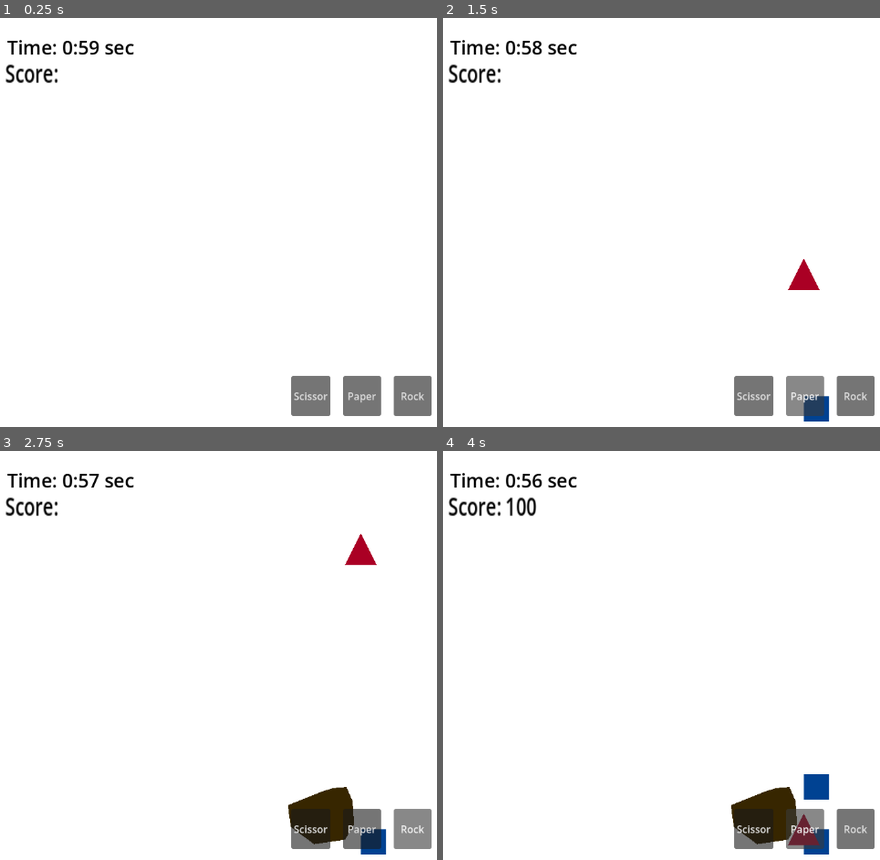
Above: before the commit, frames 1-4 (two rows, left to right).
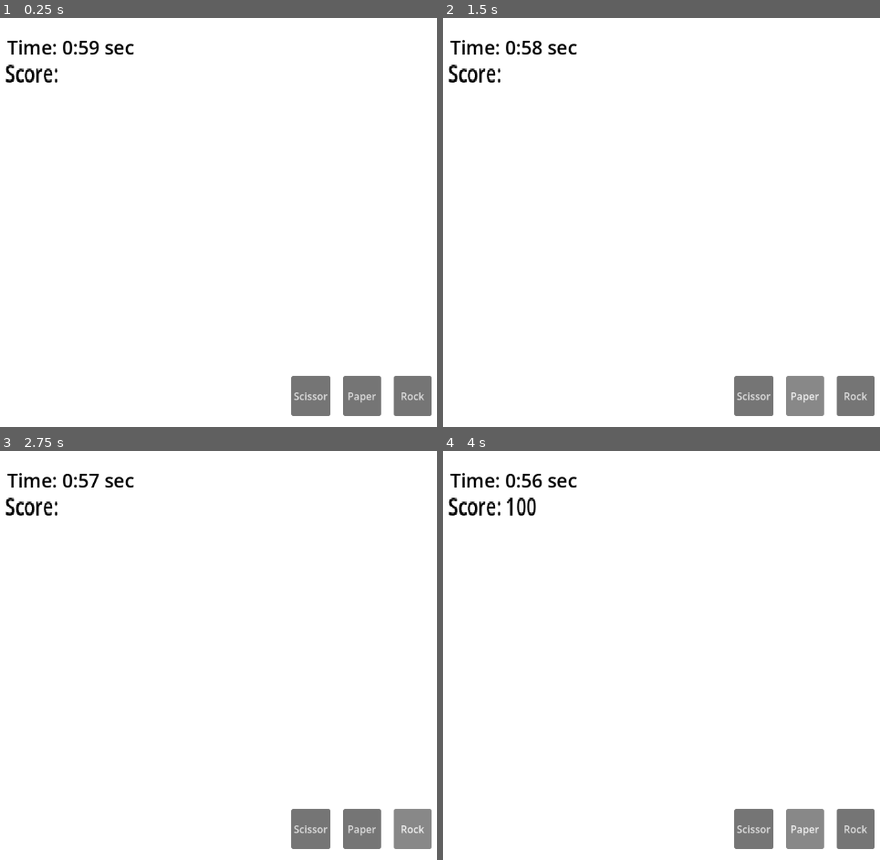
Above: after the commit, the same moments.

Repository: WebsterMiguelle/UnnamedRPS_MockProject
Game: Godot game, scene res://background.tscn
The game is run twice, just before and just after one commit, with the same random seed, the same clock (stepped at 60 frames per second) and the same inputs.
Inputs:
- Up to frame 1 (0.25 s): no input
- Up to frame 2 (1.5 s): click "Scissor" at 0.5 s; click "Paper" at 1.25 s
- Up to frame 3 (2.75 s): click "Rock" at 2 s
- Up to frame 4 (4 s): click "Scissor" at 2.75 s; click "Paper" at 3.5 s

The runs differ from the first frame. In frame 1, 0.1% of the frame differs, in the area x 1-14%, y 11-16%; in frame 2, 0.8%; in frame 3, 2.4%; in frame 4, 2.7%, in the area x 1-89%, y 11-99%.

Commit message:
ignore this

Diff:
--- a/circle.tscn
+++ b/circle.tscn
@@ -13,9 +13,3 @@
 [node name="CollisionShape2D" type="CollisionShape2D" parent="Area2D" unique_id=1194783480]
 shape = SubResource("CircleShape2D_ot13w")
 debug_color = Color(0.42318463, 9.0846794e-07, 3.128499e-07, 1)
-
-[node name="Polygon2D" type="Polygon2D" parent="." unique_id=545902657]
-position = Vector2(3, 0)
-color = Color(0.2157261, 0.1524669, 1.2032688e-08, 1)
-polygon = PackedVector2Array(-62.399994, -60.399994, -118.399994, -37.999996, -113.600006, -3.5999985, -76.79999, 23.599998, -28, 16.400002, -13.600006, -7.5999985, -16, -44.399994, -25.600006, -66.799995, -46.399994, -65.2)
-uv = PackedVector2Array(-62.399994, -60.399994, -118.399994, -37.999996, -113.600006, -3.5999985, -76.79999, 23.599998, -28, 16.400002, -13.600006, -7.5999985, -16, -44.399994, -25.600006, -66.799995, -46.399994, -65.2)
--- a/project.godot
+++ b/project.godot
@@ -21,6 +21,5 @@
 
 [rendering]
 
+textures/canvas_textures/default_texture_filter=0
 rendering_device/driver.windows="d3d12"
-renderer/rendering_method="gl_compatibility"
-renderer/rendering_method.mobile="gl_compatibility"
--- a/square.tscn
+++ b/square.tscn
@@ -14,8 +14,3 @@
 scale = Vector2(2.5, 2.5)
 shape = SubResource("RectangleShape2D_2eeqm")
 debug_color = Color(0, 0.25882354, 0.57254905, 1)
-
-[node name="ColorRect" type="ColorRect" parent="." unique_id=633563964]
-offset_right = 40.0
-offset_bottom = 40.0
-color = Color(0, 0.25882354, 0.57254905, 1)
--- a/triangle.tscn
+++ b/triangle.tscn
@@ -9,7 +9,3 @@
 
 [node name="CollisionPolygon2D" type="CollisionPolygon2D" parent="Area2D" unique_id=1598284212]
 polygon = PackedVector2Array(0, -25, 25, 25, -25, 25)
-
-[node name="Polygon2D" type="Polygon2D" parent="." unique_id=763427443]
-color = Color(0.66847867, 0, 0.14339334, 1)
-polygon = PackedVector2Array(0, -25, 25, 25, -25, 25)
Not shown: 1 places in circle.tscn that only renumber resources
Not shown: 1 places in square.tscn that only renumber resources
Not shown: 1 places in triangle.tscn that only renumber resources
